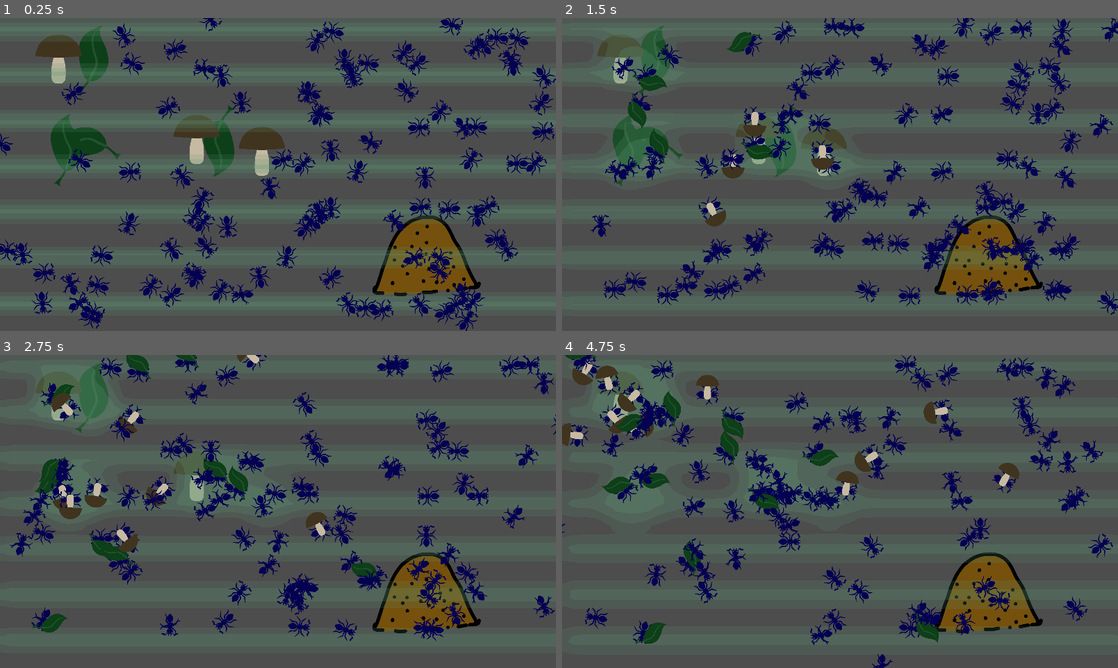
Above: before the commit, frames 1-4 (two rows, left to right).
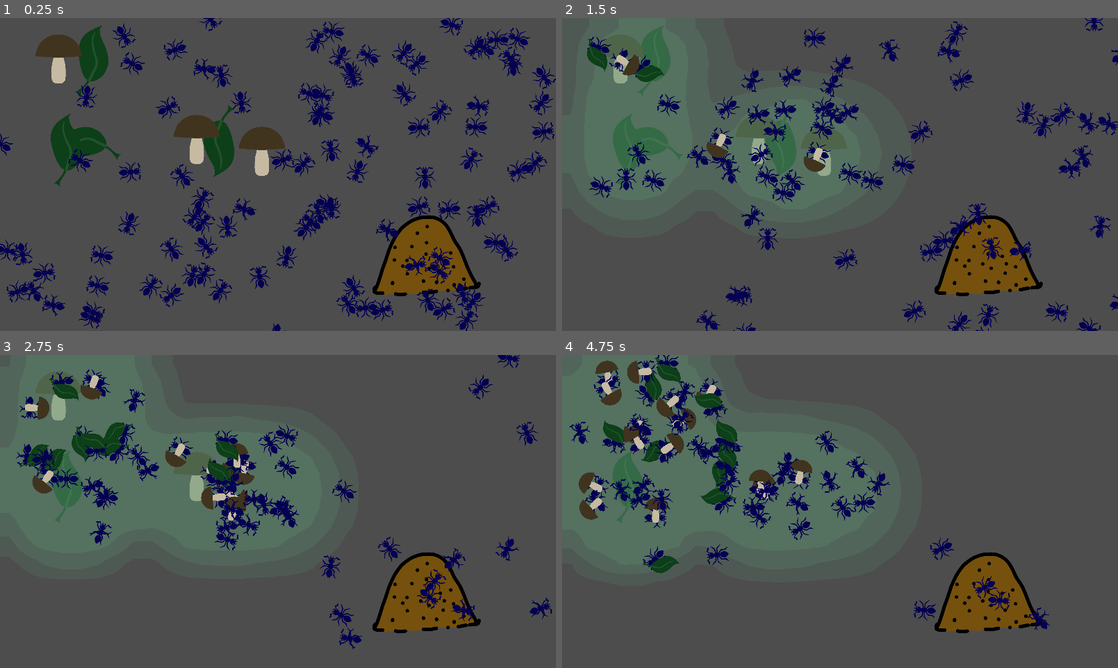
Above: after the commit, the same moments.

Repository: allemansratten/AntColonyTycoonDeluxe
Game: Godot game, scene res://game.tscn
Same seed, same stepped clock (60 frames per second), same inputs: the game is played once before the commit and once after it.
Inputs (mouse positions are in pixels of both pictures, inside the frame that each line leads up to):
- Up to frame 1 (0.25 s): no input
- Up to frame 2 (1.5 s): move the mouse to (962, 158) at 0.52 s; click (962, 158) at 0.67 s; move the mouse to (728, 190) at 1.27 s; click (728, 190) at 1.42 s
- Up to frame 3 (2.75 s): move the mouse to (333, 442) at 2.02 s; click (333, 442) at 2.17 s
- Up to frame 4 (4.75 s): move the mouse to (812, 574) at 2.77 s; click (812, 574) at 2.92 s; move the mouse to (1006, 558) at 3.52 s; click (1006, 558) at 3.67 s; move the mouse to (673, 464) at 4.27 s; click (673, 464) at 4.42 s

The runs differ from the first frame. In frame 1, 12% of the frame differs, in the area x 0-100%, y 2-100%; in frame 2, 20%; in frame 3, 22%, in the area x 0-100%, y 0-94%; in frame 4, 22%.

Commit message:
Make grid coarser

Diff:
--- a/game.gd
+++ b/game.gd
@@ -19,8 +19,6 @@
 	for i in range(100):
 		spawn_ant(false)
 
-	# pheromone_layer.set_random_data()
-	pheromone_layer.set_demo_data()
 
 
 func spawn_ant(on_anthill: bool) -> void:
--- a/pheromone_layer.gd
+++ b/pheromone_layer.gd
@@ -1,12 +1,12 @@
 extends ColorRect
 
-@export var grid_size = Vector2(16 * 5, 9 * 5)
+@export var grid_size_coef: int = 2
+@export var grid_size = Vector2(16 * grid_size_coef, 9 * grid_size_coef)
 @export var overlay_color: Color = Color(1, 0, 0, 0.5)
-@export var decay_rate = 0.02  # Decay by 1%
+@export var decay_rate = 0.02 # Decay by 1%
 
 var grid_data = []
-var is_drawing = false  # To track if the user is currently drawing
-
+var is_drawing = false # To track if the user is currently drawing
 
 
 func _ready():
@@ -52,7 +52,7 @@
 
 	# Iterate through all grid points within the bounding box of the circle's diameter
 	for y_offset in range(-int(radius), int(radius) + 1):
-		var max_x_offset = int(sqrt(radius * radius - y_offset * y_offset))  # Calculate the horizontal limit based on the circle equation
+		var max_x_offset = int(sqrt(radius * radius - y_offset * y_offset)) # Calculate the horizontal limit based on the circle equation
 		for x_offset in range(-max_x_offset, max_x_offset + 1):
 			var current_x = grid_x + x_offset
 			var current_y = grid_y + y_offset
@@ -121,7 +121,7 @@
 
 	# Make sure the position is within the grid bounds
 	if grid_x >= 0 and grid_x < grid_size.x and grid_y >= 0 and grid_y < grid_size.y:
-		grid_data[grid_y][grid_x] = 1.0  # Set pheromone value to 1.0 (max)
+		grid_data[grid_y][grid_x] = 1.0 # Set pheromone value to 1.0 (max)
 		update_shader()
 
 
@@ -143,9 +143,9 @@
 	# Softer 3x3 Gaussian kernel for a very soft blur
 # Properly normalized symmetric 3x3 Gaussian kernel
 	var kernel = [
-	[0.025, 0.05, 0.025],  # Weights for neighboring cells
-	[0.05,  0.7,  0.05],   # 0.7 for the center cell, ensuring it's dominant
-	[0.025, 0.05, 0.025]   # Weights for neighboring cells
+		[0.025, 0.05, 0.025], # Weights for neighboring cells
+		[0.05, 0.7, 0.05], # 0.7 for the center cell, ensuring it's dominant
+		[0.025, 0.05, 0.025] # Weights for neighboring cells
 	]
 
 
@@ -156,7 +156,7 @@
 			var sum = 0.0
 
 			# Apply Gaussian blur around the current cell
-			for ky in range(-1, 2):  # Iterate over the 3x3 kernel
+			for ky in range(-1, 2): # Iterate over the 3x3 kernel
 				for kx in range(-1, 2):
 					var grid_x = x + kx
 					var grid_y = y + ky
@@ -167,8 +167,8 @@
 						sum += grid_data[grid_y][grid_x] * weight
 
 			# Calculate the blurred value and apply decay
-			var blurred_value = sum  # No need to divide by kernel sum since it is already normalized
-			new_grid[y].append(max(0, blurred_value * (1 - decay_rate)))  # Apply decay
+			var blurred_value = sum # No need to divide by kernel sum since it is already normalized
+			new_grid[y].append(max(0, blurred_value * (1 - decay_rate))) # Apply decay
 
 	# Replace the old grid with the new one
 	grid_data = new_grid
Not shown: 1 places in ant.tscn that only renumber resources
Not shown: 1 places in game.tscn that only renumber resources
Not shown: 1 places in scene_item.tscn that only renumber resources
